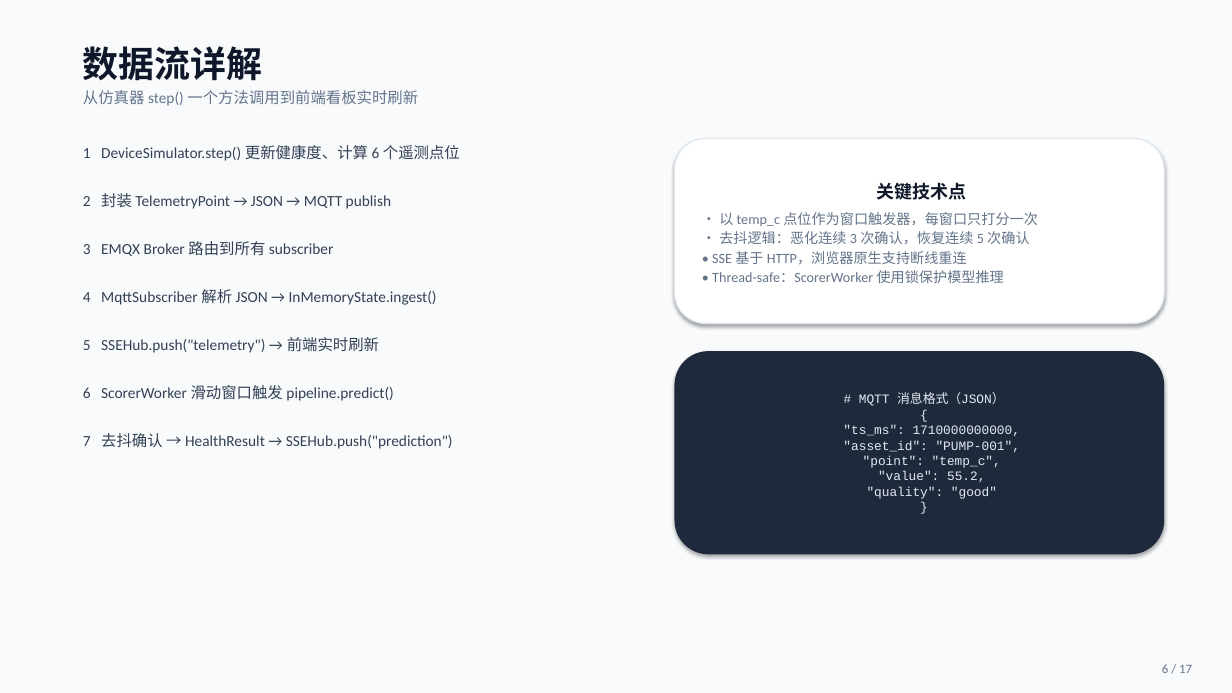
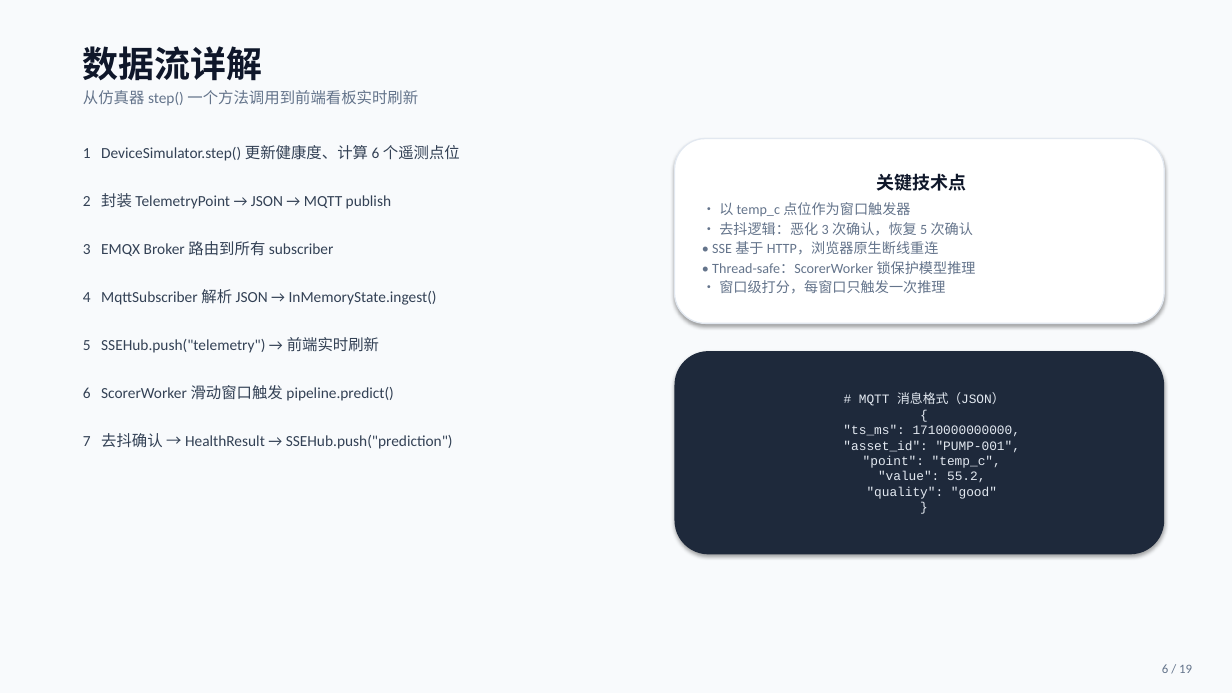
Before and after one commit to Huaiyue-sy/Equipment-Health-Assessment-System, a slide deck: slide 6 of doc/iHealthSim.pptx. Drawn at 1232x693 pixels with LibreOffice and Linux fonts; fonts in the diff are those of the drawing. Boxes give left, top, right and bottom in pixels: in the first picture for what was removed or moved away, otherwise in the second. Text is boxed around its words. In the diff, an @@ line names an element or a change of style, - is before the commit and + after.

```diff
--- a/doc/iHealthSim.pptx
+++ b/doc/iHealthSim.pptx
@@ text in rounded rectangle at (712, 202, 976, 294): text changed @@
-• 以 temp_c 点位作为窗口触发器，每窗口只打分一次
-• 去抖逻辑：恶化连续 3 次确认，恢复连续 5 次确认
-• SSE 基于 HTTP，浏览器原生支持断线重连
-• Thread-safe：ScorerWorker 使用锁保护模型推理
+• 以 temp_c 点位作为窗口触发器
+• 去抖逻辑：恶化 3 次确认，恢复 5 次确认
+• SSE 基于 HTTP，浏览器原生断线重连
+• Thread-safe：ScorerWorker 锁保护模型推理
+• 窗口级打分，每窗口只触发一次推理
@@ text at (1162, 664, 1192, 673): text changed @@
-6 / 17
+6 / 19
```
Also in this commit, not shown: 15 other slides changed, 3 slides added, 1 slide removed, 6 other files.
